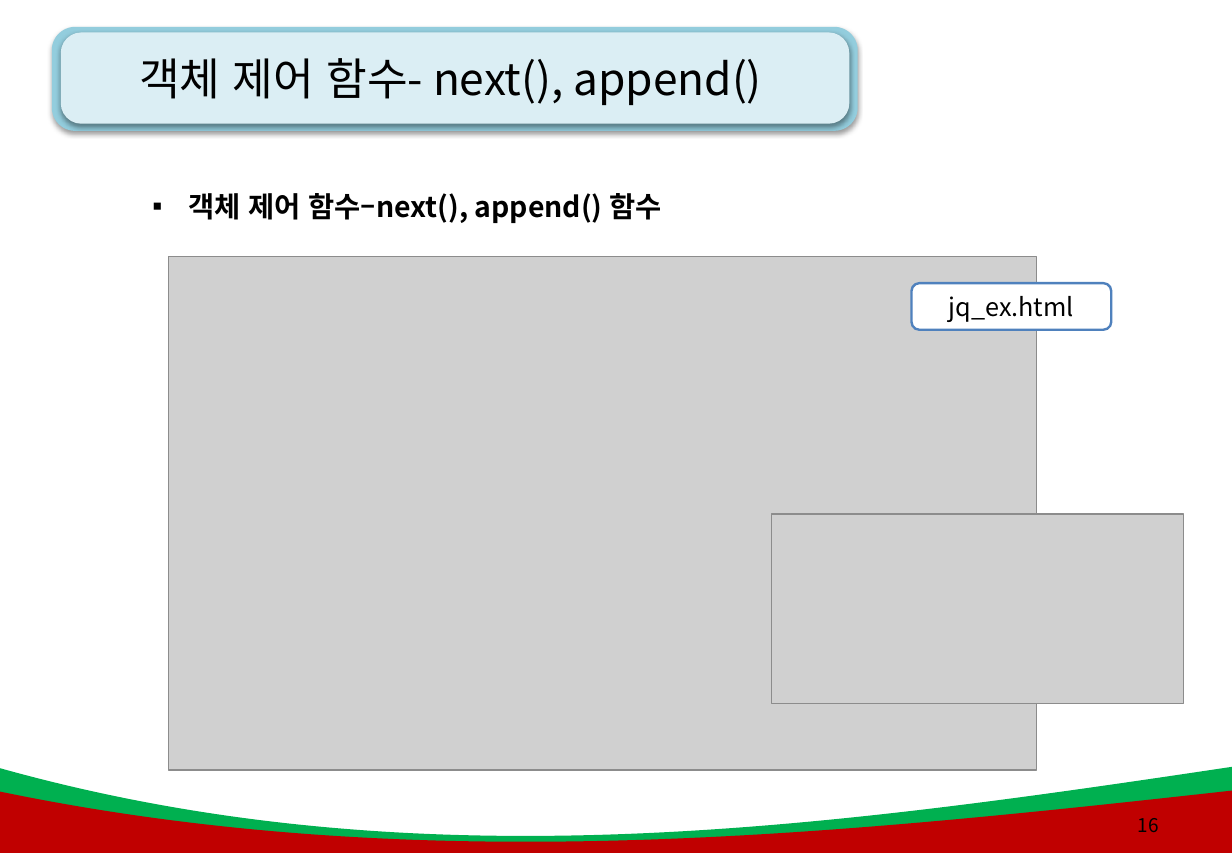
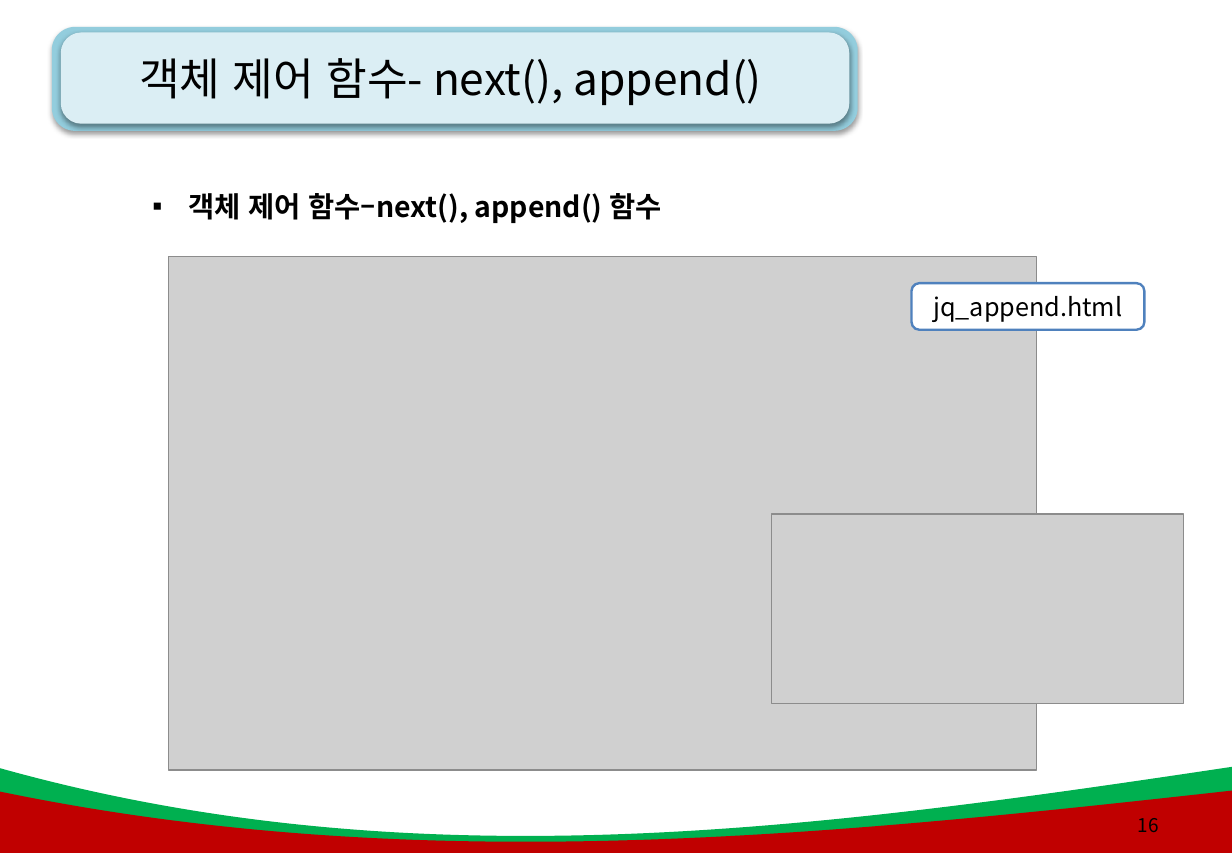
Before and after one commit to kiyongee2/green_project_web, a slide deck: slide 16 of js_ppt/9강. JQuery .pptx. Drawn at 1232x853 pixels with LibreOffice and Linux fonts; fonts in the diff are those of the drawing; grey boxes stand for pictures; background and template pictures are left out. Boxes give left, top, right and bottom in pixels: in the first picture for what was removed or moved away, otherwise in the second. Text is boxed around its words. In the diff, an @@ line names an element or a change of style, - is before the commit and + after.

```diff
--- a/js_ppt/9강. JQuery .pptx
+++ b/js_ppt/9강. JQuery .pptx
@@ rounded rectangle "jq_append.html": place and size @@
-rounded rectangle "jq_append.html" at <box>912,283,1113,330</box>
+rounded rectangle "jq_append.html" at <box>912,283,1146,330</box>
@@ text in rounded rectangle at <box>933,296,1122,322</box>: text changed @@
-jq_ex.html
+jq_append.html
```
Also in this commit, not shown: 5 other slides changed, 3 slides added, 3 slides removed, 10 other files.
